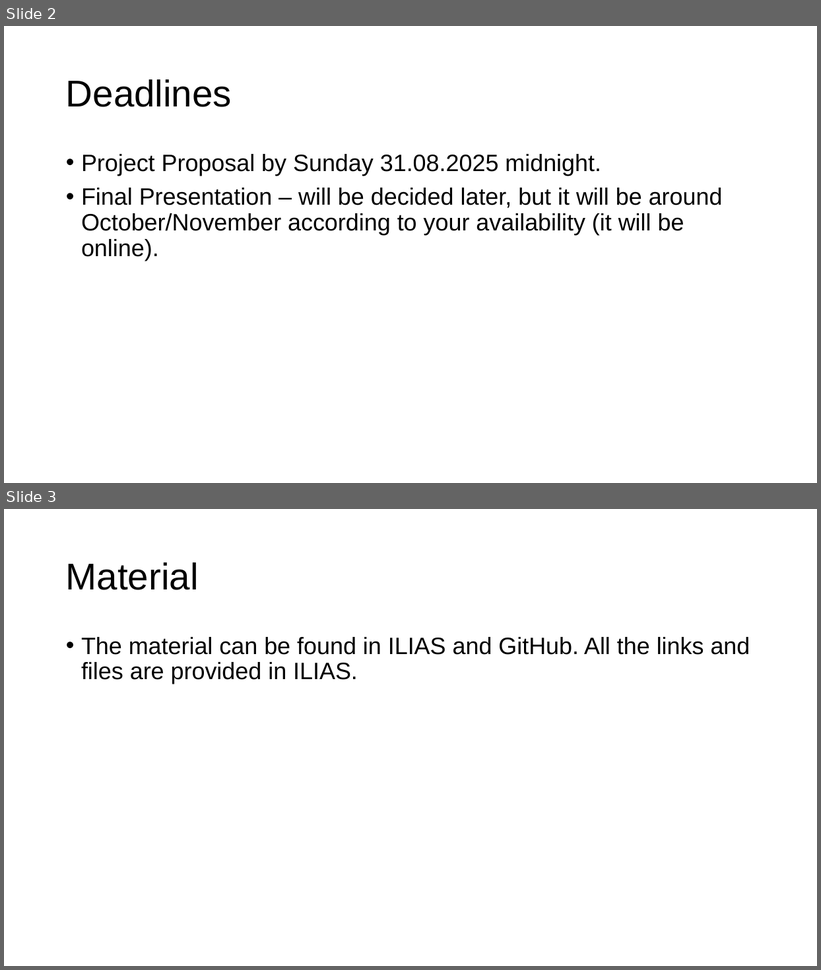
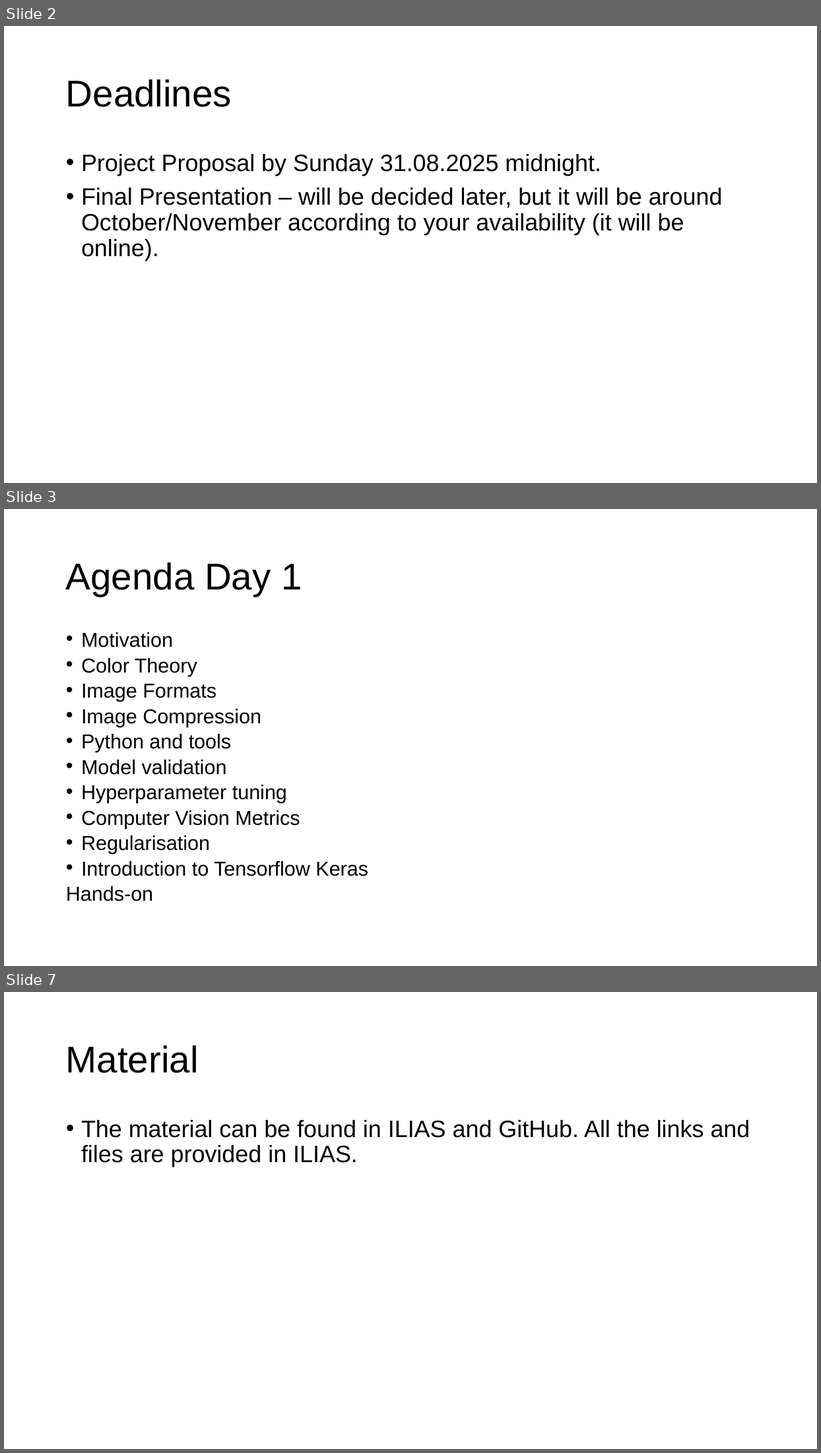
Before and after one commit to michelucci/HSLU-CV-Blockweek-Aug-2025, a slide deck: CV-Blockweek-Administration.pptx. Shown one above the other, each under a label of ours: slides 2 and 3 before the commit, slides 2, 3 and 7 after it; the slides between them are not shown. The pictures are 821x970 and 821x1453 pixels, drawn with LibreOffice and Linux fonts; fonts in the diff are those of the drawing; background and template pictures are left out. Boxes give left, top, right and bottom in pixels: in the first picture for what was removed or moved away, otherwise in the second. Text is boxed around its words. In the diff, an @@ line names an element or a change of style, - is before the commit and + after.

```diff
--- a/CV-Blockweek-Administration.pptx
+++ b/CV-Blockweek-Administration.pptx
@@ slide 3 added at bbox=[4, 509, 817, 966], background #FFFFFF @@
@@ title added at bbox=[66, 562, 302, 596], 44 pt, text #000000 @@
+Agenda Day 1
@@ text added at bbox=[66, 632, 368, 902], 23.8 pt, text #000000 @@
+• Motivation
+• Color Theory
+• Image Formats
+• Image Compression
+• Python and tools
+• Model validation
+• Hyperparameter tuning
+• Computer Vision Metrics
+• Regularisation
+• Introduction to Tensorflow Keras
+Hands-on
@@ what was slide 3 is now slide 7 @@
```
Also in this commit, not shown: 3 other slides added.
